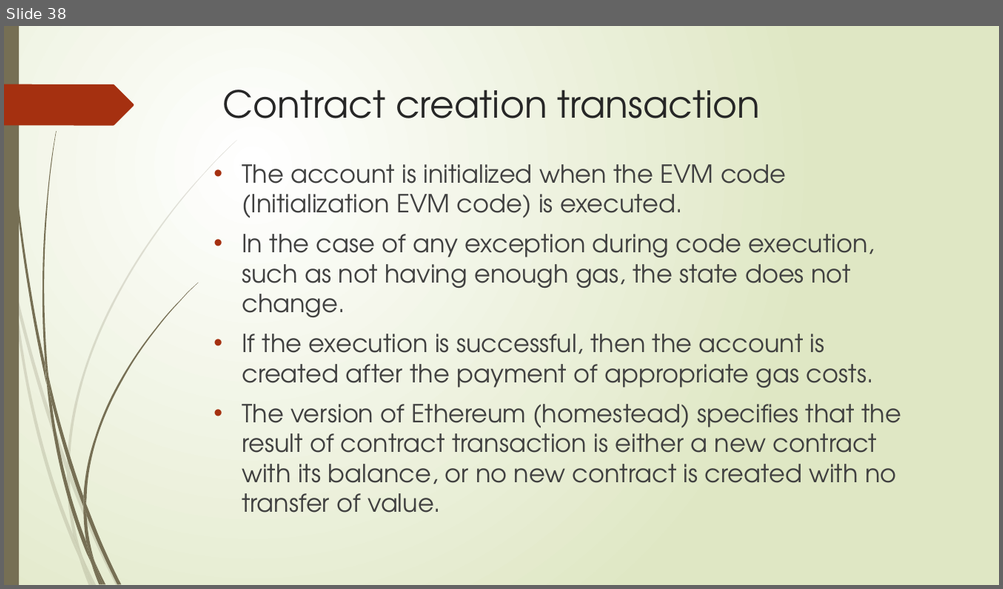
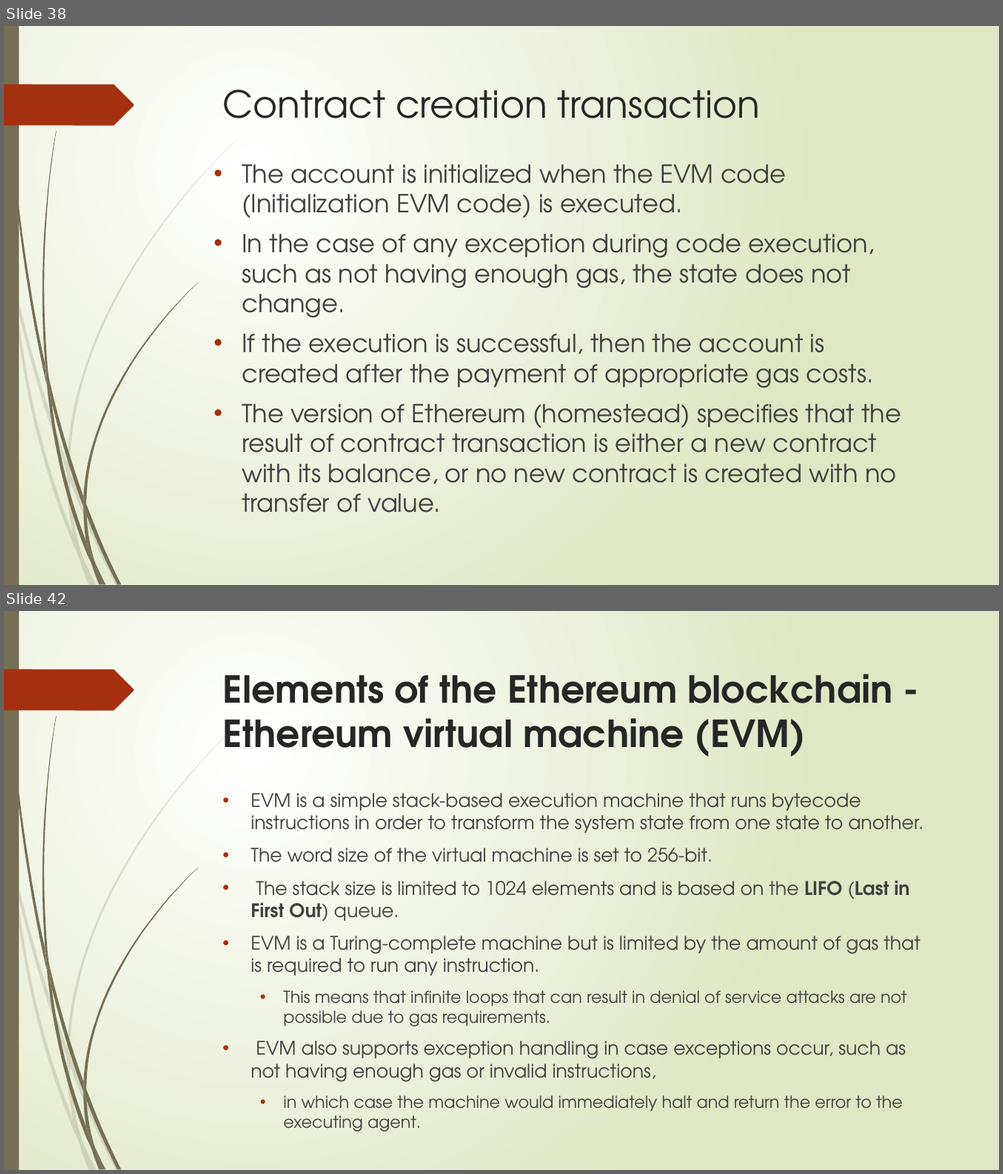
Before and after one commit to sarangparikh22/nmit-blockchain, a slide deck: Distributed Systems 101/Ethereum 101.pptx. Shown one above the other, each under a label of ours: slide 38 before the commit, slides 38 and 42 after it; the slides between them are not shown. The pictures are 1003x589 and 1003x1174 pixels, drawn with LibreOffice and Linux fonts; fonts in the diff are those of the drawing. Boxes give left, top, right and bottom in pixels: in the first picture for what was removed or moved away, otherwise in the second. Text is boxed around its words. In the diff, an @@ line names an element or a change of style, - is before the commit and + after.

```diff
--- a/Distributed Systems 101/Ethereum 101.pptx
+++ b/Distributed Systems 101/Ethereum 101.pptx
@@ slide 42 added at [4,611,999,1170], background gradient #FFFFFF to #DFE8C4; not listed: 24 template elements that a slide beside it also shows @@
@@ title added at [223,674,893,757], 36 pt, text #262626, bold @@
+Elements of the Ethereum blockchain - Ethereum virtual machine (EVM)
@@ text added at [250,793,923,1132], 18 pt, text #404040 @@
+• EVM is a simple stack-based execution machine that runs bytecode instructions in order to transform the system state from one state to another.
+• The word size of the virtual machine is set to 256-bit.
+• The stack size is limited to 1024 elements and is based on the LIFO (Last in First Out) queue.
+• EVM is a Turing-complete machine but is limited by the amount of gas that is required to run any instruction.
+  • This means that infinite loops that can result in denial of service attacks are not possible due to gas requirements.
+• EVM also supports exception handling in case exceptions occur, such as not having enough gas or invalid instructions,
+  • in which case the machine would immediately halt and return the error to the executing agent.
```
Also in this commit, not shown: 4 slides changed, 90 other slides added, 1 other file.
